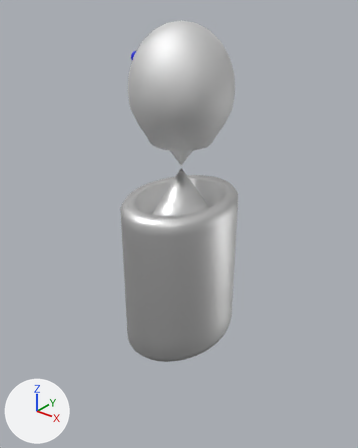
The Blender file raw assets/Blender/Player/ishana_alhp1.blend as it was, and as the next commit left it.
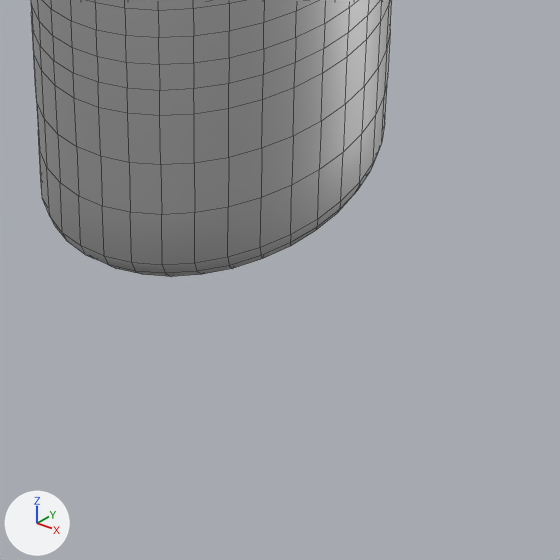
Old and new are each drawn whole from a 50 mm camera at (5.86, -7.39, 1.79) aimed at (-0.35, 0.36, -3.02) and again close up on the part from 32% to 80% of the width and 62% to 100% of the height. The axes (+X, +Y, +Z) are drawn at lower left. The lights are the same throughout. The close-ups show mesh edges as thin lines.
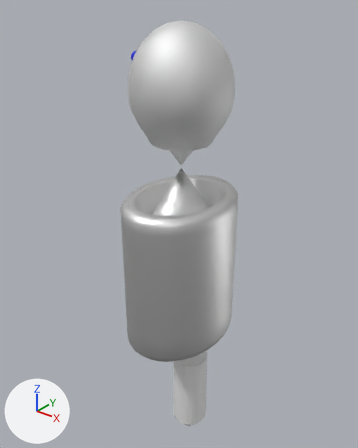
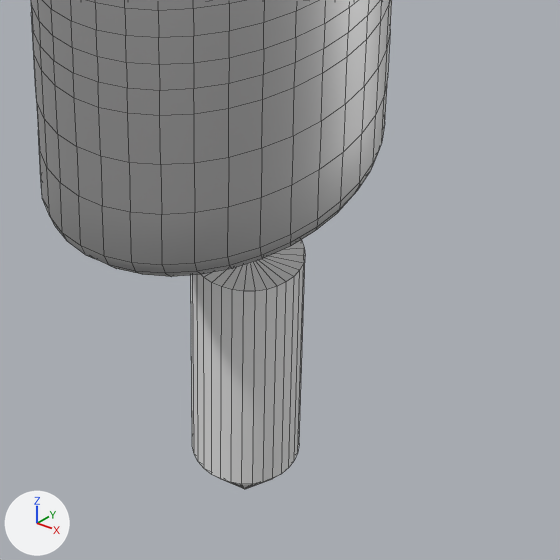
Where the change shows, as pixel boxes [x1, y1, x2, y2] in the close-ups (560 x 560 px):
'Cylinder.001', added: after [191, 240, 305, 489]

The change in detail:
Mesh me_cylinder is new.
It has 66 vertices, 96 faces and spans x -0.92..-0.03, y 0.18..1.07, z -1.55..1.0.
Object 'Cylinder.001' (ob_cylinder_001) is new; it shows me_cylinder.
Its location is (0.305, -0.037, -7.753).
